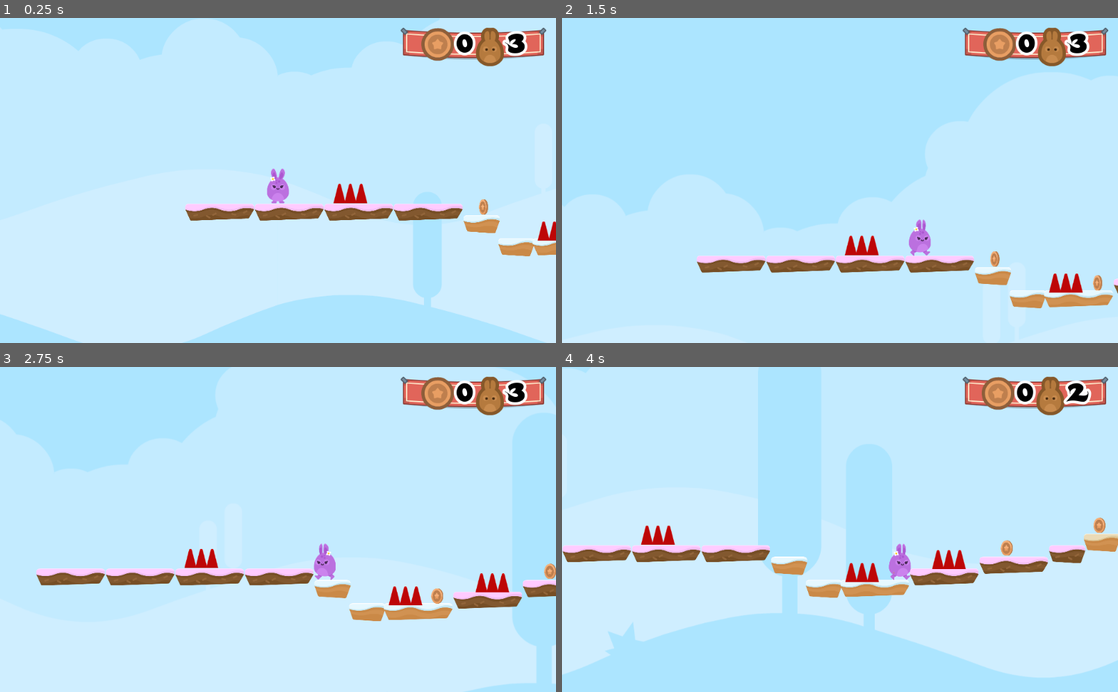
Above: before the commit, frames 1-4 (two rows, left to right).
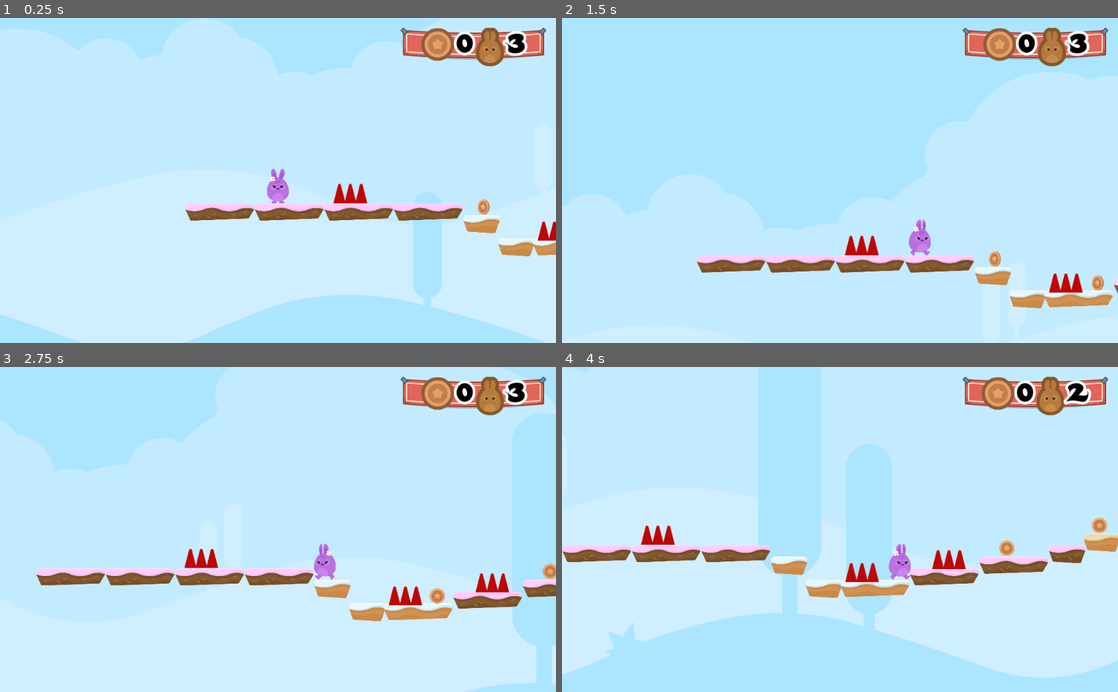
Above: after the commit, the same moments.

Repository: KennedyMungai/SimplePlatformer
Game: Godot game, scene res://Scenes/Levels/Level1.tscn
The game is run twice, just before and just after one commit, with the same random seed, the same clock (stepped at 60 frames per second) and the same inputs.
Inputs:
- Up to frame 1 (0.25 s): no input
- Up to frame 2 (1.5 s): hold D (right) from 0.53 s (still down); tap W (jump) at 0.77 s
- Up to frame 3 (2.75 s): tap W (jump) at 1.52 s; release D (right) at 2.03 s; hold A (left) from 2.03 s (still down)
- Up to frame 4 (4 s): release A (left) at 2.78 s; hold D (right) from 2.78 s (still down); tap W (jump) at 3.02, 3.77 s

The runs differ from the first frame. In frame 1, less than 0.1% of the frame differs, in the area x 85-89%, y 55-61%; in frame 2, 0.1%; in frame 3, less than 0.1%; in frame 4, 0.1%, in the area x 59-99%, y 46-64%.

Commit message:
The die method is called when the animation ends

Diff:
--- a/Scenes/Coin.tscn
+++ b/Scenes/Coin.tscn
@@ -33,6 +33,20 @@
 "update": 0,
 "values": [ Vector2( 1, 1 ), Vector2( 1.5, 1.5 ), Vector2( 0.001, 0.001 ) ]
 }
+tracks/1/type = "method"
+tracks/1/path = NodePath(".")
+tracks/1/interp = 1
+tracks/1/loop_wrap = true
+tracks/1/imported = false
+tracks/1/enabled = true
+tracks/1/keys = {
+"times": PoolRealArray( 0.5 ),
+"transitions": PoolRealArray( 1 ),
+"values": [ {
+"args": [  ],
+"method": "die"
+} ]
+}
 
 [sub_resource type="Animation" id=4]
 length = 0.001
@@ -55,7 +69,7 @@
 [node name="AnimatedSprite" type="AnimatedSprite" parent="."]
 frames = SubResource( 1 )
 animation = "spin"
-frame = 2
+frame = 3
 playing = true
 
 [node name="Area2D" type="Area2D" parent="."]
